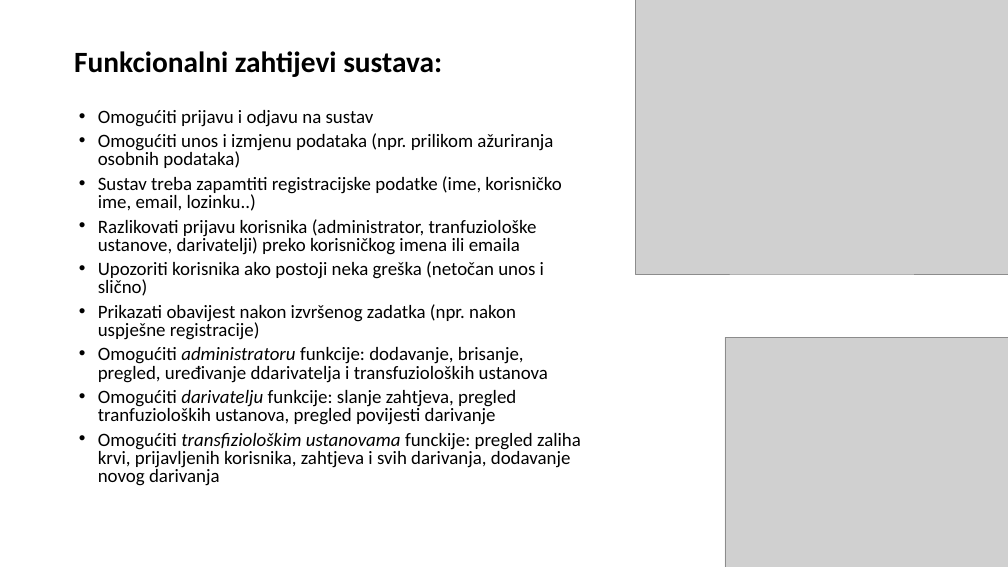
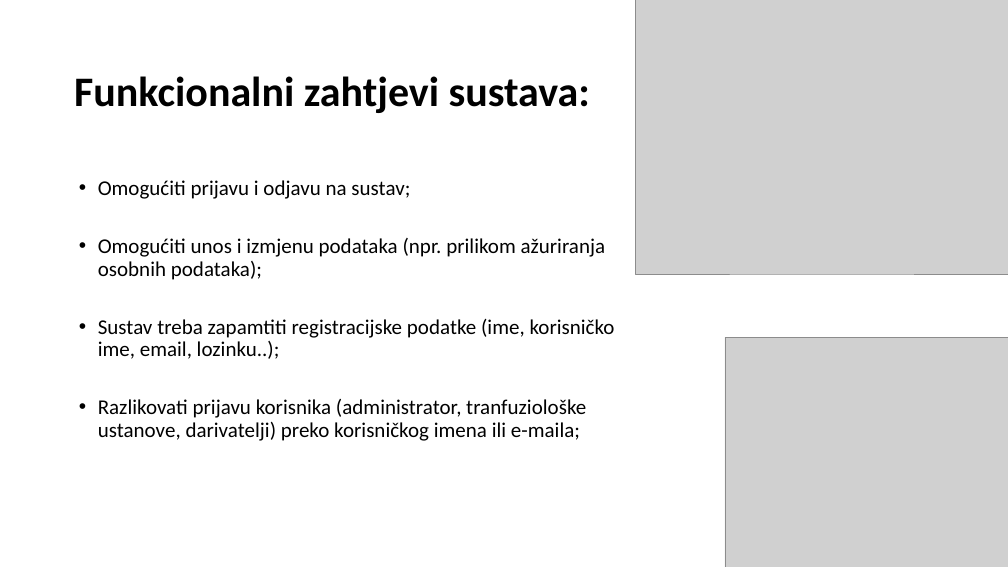
Before and after one commit to MarijanaOmazic/Prezentacija, a slide deck: slide 7 of Blood_register.pptx (slide 6 before the commit). Drawn at 1008x567 pixels with LibreOffice and Linux fonts; fonts in the diff are those of the drawing; grey boxes stand for pictures; background and template pictures are left out. Boxes give left, top, right and bottom in pixels: in the first picture for what was removed or moved away, otherwise in the second. Text is boxed around its words. In the diff, an @@ line names an element or a change of style, - is before the commit and + after.

```diff
--- a/Blood_register.pptx
+++ b/Blood_register.pptx
@@ text at <box>74,76,615,441</box>: text changed; size 18 to 20 pt @@
-Funkcionalni zahtijevi sustava:
-• Omogućiti prijavu i odjavu na sustav
-• Omogućiti unos i izmjenu podataka (npr. prilikom ažuriranja osobnih podataka)
-• Sustav treba zapamtiti registracijske podatke (ime, korisničko ime, email, lozinku..)
-• Razlikovati prijavu korisnika (administrator, tranfuziološke ustanove, darivatelji) preko korisničkog imena ili emaila
-• Upozoriti korisnika ako postoji neka greška (netočan unos i slično)
-• Prikazati obavijest nakon izvršenog zadatka (npr. nakon uspješne registracije)
-• Omogućiti administratoru funkcije: dodavanje, brisanje, pregled, uređivanje ddarivatelja i transfuzioloških ustanova
-• Omogućiti darivatelju funkcije: slanje zahtjeva, pregled tranfuzioloških ustanova, pregled povijesti darivanje
-• Omogućiti transfiziološkim ustanovama funckije: pregled zaliha krvi, prijavljenih korisnika, zahtjeva i svih darivanja, dodavanje novog darivanja
+Funkcionalni zahtjevi sustava:
+• Omogućiti prijavu i odjavu na sustav;
+• Omogućiti unos i izmjenu podataka (npr. prilikom ažuriranja osobnih podataka);
+• Sustav treba zapamtiti registracijske podatke (ime, korisničko ime, email, lozinku..);
+• Razlikovati prijavu korisnika (administrator, tranfuziološke ustanove, darivatelji) preko korisničkog imena ili e-maila;
```
Also in this commit, not shown: 12 other slides changed, 9 slides added, 1 slide removed.
